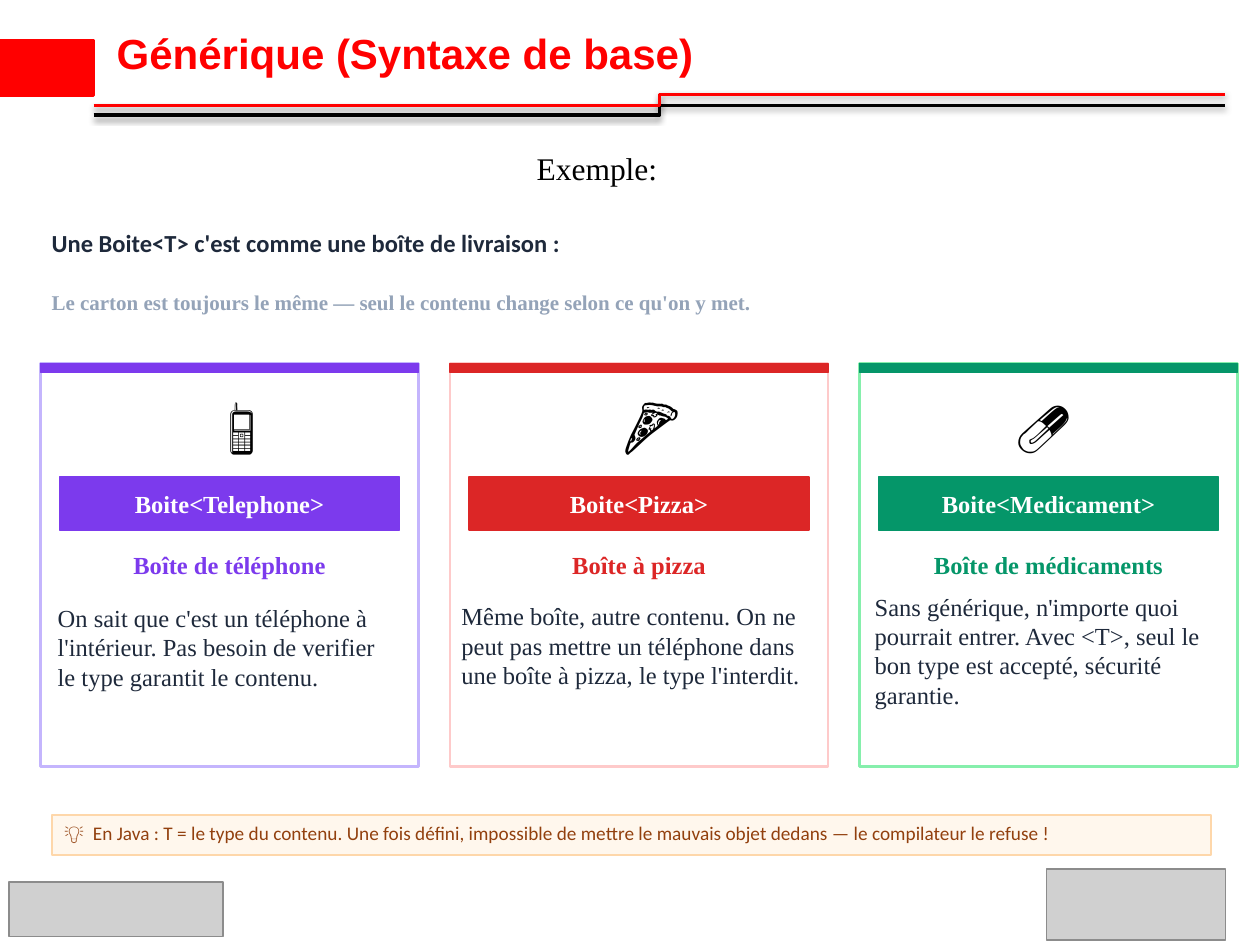
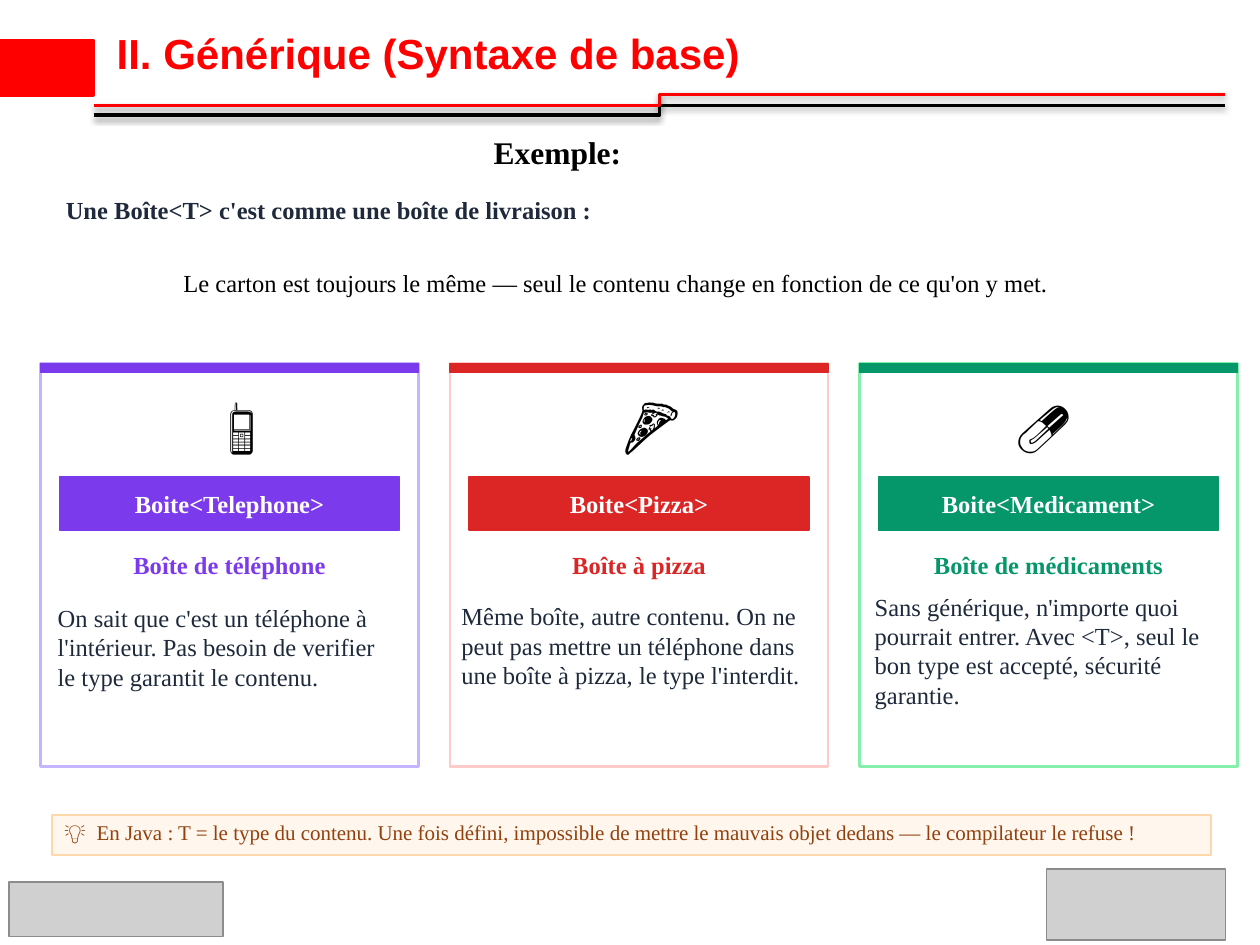
Before and after one commit to ibrahimsava/Osis-training-in-java, a slide deck: slide 7 of osis_presentation_Ibrahim_SAVADOGO_S3.pptx. Drawn at 1260x945 pixels with LibreOffice and Linux fonts; fonts in the diff are those of the drawing; grey boxes stand for pictures; background and template pictures are left out. Boxes give left, top, right and bottom in pixels: in the first picture for what was removed or moved away, otherwise in the second. Text is boxed around its words. In the diff, an @@ line names an element or a change of style, - is before the commit and + after.

```diff
--- a/osis_presentation_Ibrahim_SAVADOGO_S3.pptx
+++ b/osis_presentation_Ibrahim_SAVADOGO_S3.pptx
@@ title at (x1=117, y1=38, x2=740, y2=77): text changed @@
-Générique (Syntaxe de base)
+II. Générique (Syntaxe de base)
@@ text "Exemple:" moved from (x1=537, y1=158, x2=658, y2=186) to (x1=494, y1=142, x2=622, y2=170) @@
@@ text "Exemple:" at (x1=494, y1=142, x2=622, y2=170): bold on @@
@@ text at (x1=66, y1=201, x2=576, y2=220): text changed; font Calibri to Times New Roman @@
-Une Boite<T> c'est comme une boîte de livraison :
+Une Boîte<T> c'est comme une boîte de livraison :
@@ text at (x1=183, y1=274, x2=1047, y2=298): text changed; size 12 to 14 pt; text colour #94A3B8 to #000000; bold off @@
-Le carton est toujours le même — seul le contenu change selon ce qu'on y met.
+Le carton est toujours le même — seul le contenu change en fonction de ce qu'on y met.
@@ text "💡 En Java : T ..." at (x1=97, y1=825, x2=1123, y2=845): size 11 to 12 pt, font Calibri to Times New Roman @@
```
Also in this commit, not shown: 9 other slides changed, 10 slides added, 9 slides removed, 2 other files.
